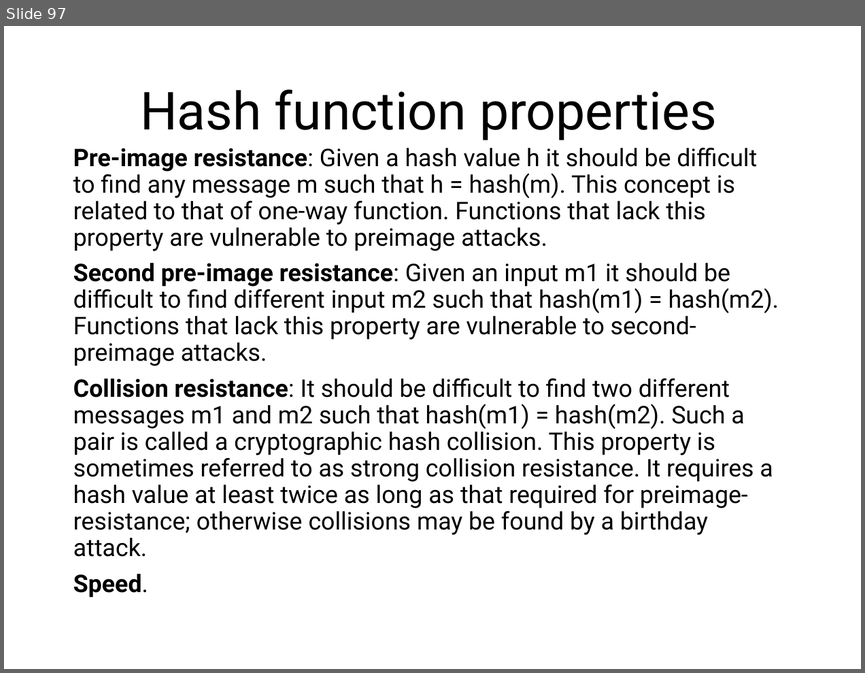
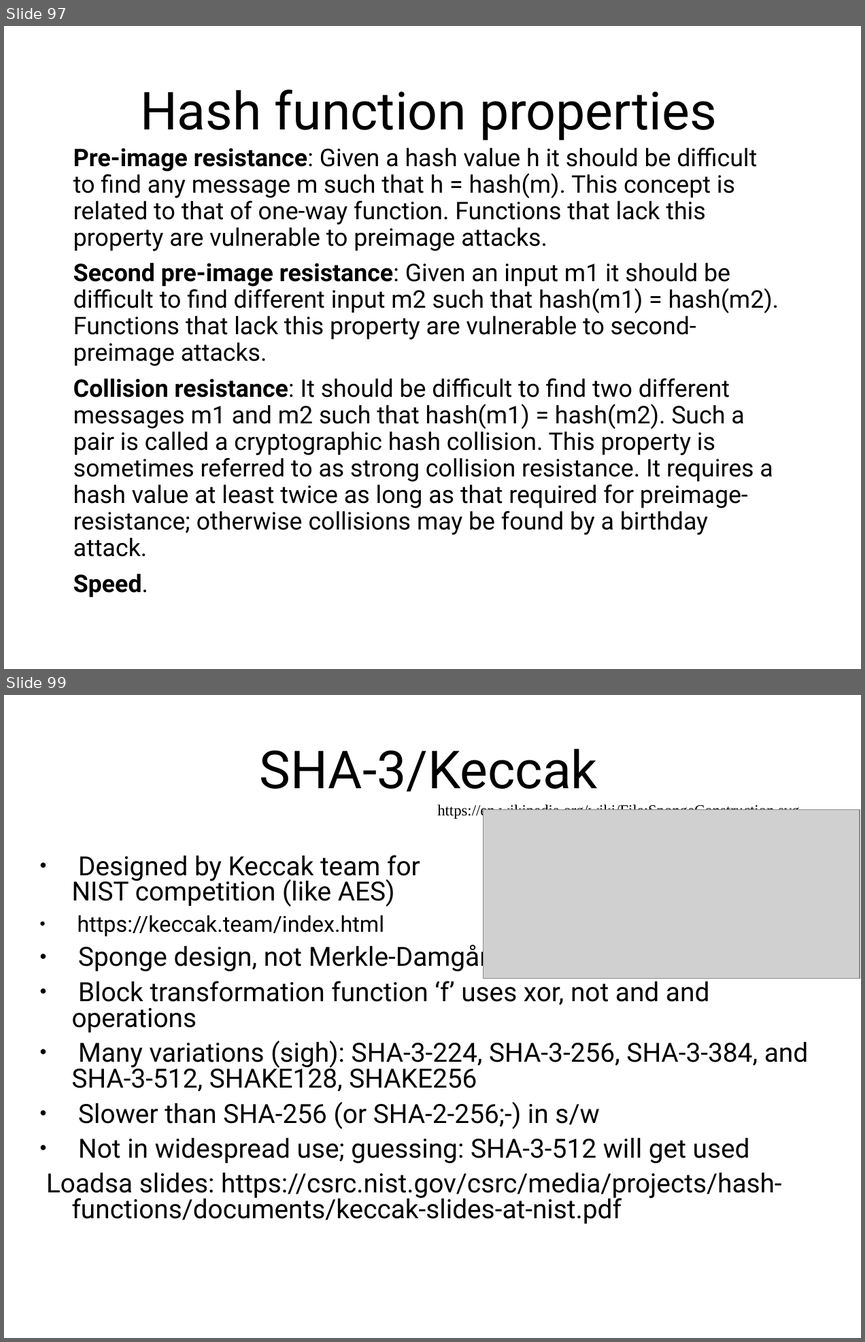
Before and after one commit to sftcd/cs7053, a slide deck: 2016lectures/03-crypto.ppt. Shown one above the other, each under a label of ours: slide 97 before the commit, slides 97 and 99 after it; the slides between them are not shown. The pictures are 865x673 and 865x1342 pixels, drawn with LibreOffice and Linux fonts; fonts in the diff are those of the drawing; grey boxes stand for pictures. Boxes give left, top, right and bottom in pixels: in the first picture for what was removed or moved away, otherwise in the second. Text is boxed around its words. In the diff, an @@ line names an element or a change of style, - is before the commit and + after.

```diff
--- a/2016lectures/03-crypto.ppt
+++ b/2016lectures/03-crypto.ppt
@@ slide 99 added at [4, 695, 861, 1338], background #FFFFFF @@
@@ title added at [260, 749, 598, 792], 44 pt, text #000000 @@
+SHA-3/Keccak
@@ text added at [437, 803, 799, 819], 13 pt, text #000000 @@
+https://en.wikipedia.org/wiki/File:SpongeConstruction.svg
@@ picture added at [483, 810, 859, 979] @@
@@ text added at [46, 855, 808, 1223], 22.2 pt, text #000000 @@
+● Designed by Keccak team for
+  NIST competition (like AES)
+● https://keccak.team/index.html
+● Sponge design, not Merkle-Damgård
+● Block transformation function ‘f’ uses xor, not and and operations
+● Many variations (sigh): SHA-3-224, SHA-3-256, SHA-3-384, and SHA-3-512, SHAKE128, SHAKE256
+● Slower than SHA-256 (or SHA-2-256;-) in s/w
+● Not in widespread use; guessing: SHA-3-512 will get used
+Loadsa slides: https://csrc.nist.gov/csrc/media/projects/hash-functions/documents/keccak-slides-at-nist.pdf
```
Also in this commit, not shown: 74 slides changed, 1 other slide added, 2 other files.
